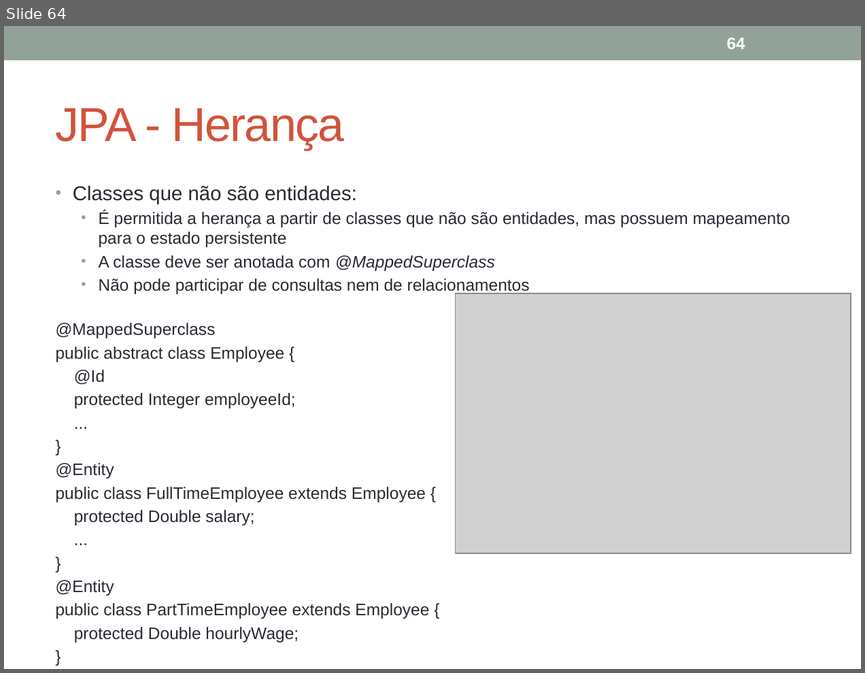
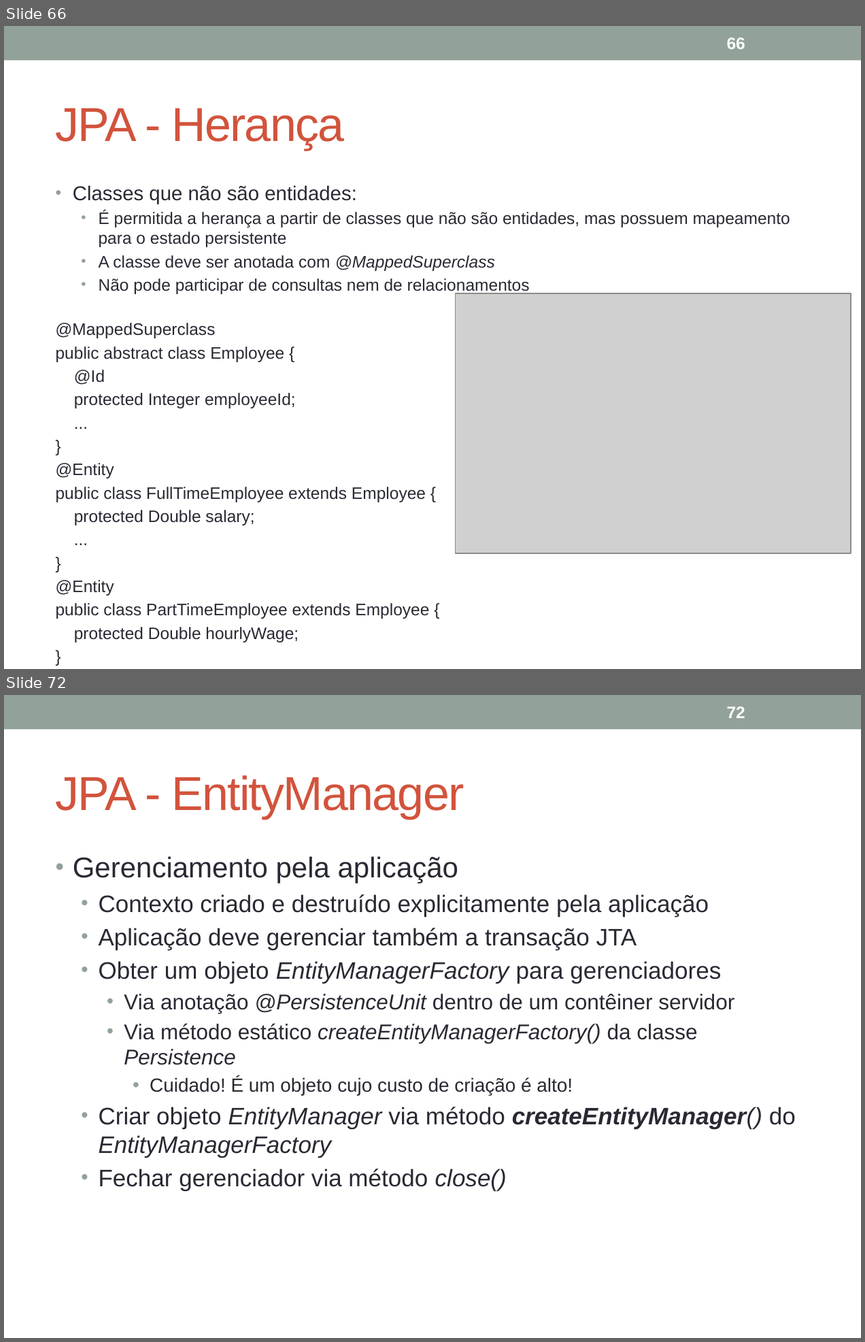
Before and after one commit to VanusaASilva/VanusaASilva, a slide deck: Material/JavaEE_JPA.pptx. Shown one above the other, each under a label of ours: slide 64 before the commit, slides 66 and 72 after it; the slides between them are not shown. The pictures are 865x673 and 865x1342 pixels, drawn with LibreOffice and Linux fonts; fonts in the diff are those of the drawing; grey boxes stand for pictures. Boxes give left, top, right and bottom in pixels: in the first picture for what was removed or moved away, otherwise in the second. Text is boxed around its words. In the diff, an @@ line names an element or a change of style, - is before the commit and + after.

```diff
--- a/Material/JavaEE_JPA.pptx
+++ b/Material/JavaEE_JPA.pptx
@@ slide 72 added at <box>4,695,861,1338</box>, background #FFFFFF; not listed: 1 template element that a slide beside it also shows @@
@@ page number added at <box>727,707,745,718</box>, 14 pt, text #FFFFFF, bold @@
+72
@@ title added at <box>56,775,464,819</box>, 40 pt, text #D2533C @@
+JPA - EntityManager
@@ text added at <box>73,856,796,1191</box>, 20 pt, text #292934 @@
+• Gerenciamento pela aplicação
+  • Contexto criado e destruído explicitamente pela aplicação
+  • Aplicação deve gerenciar também a transação JTA
+  • Obter um objeto EntityManagerFactory para gerenciadores
+    • Via anotação @PersistenceUnit dentro de um contêiner servidor
+    • Via método estático createEntityManagerFactory() da classe Persistence
+      • Cuidado! É um objeto cujo custo de criação é alto!
+  • Criar objeto EntityManager via método createEntityManager() do EntityManagerFactory
+  • Fechar gerenciador via método close()
@@ what was slide 64 is now slide 66 @@
@@ page number at <box>727,38,745,49</box>: text changed @@
-64
+66
```
Also in this commit, not shown: 1 slide changed, 91 other slides added, 55 other files.
